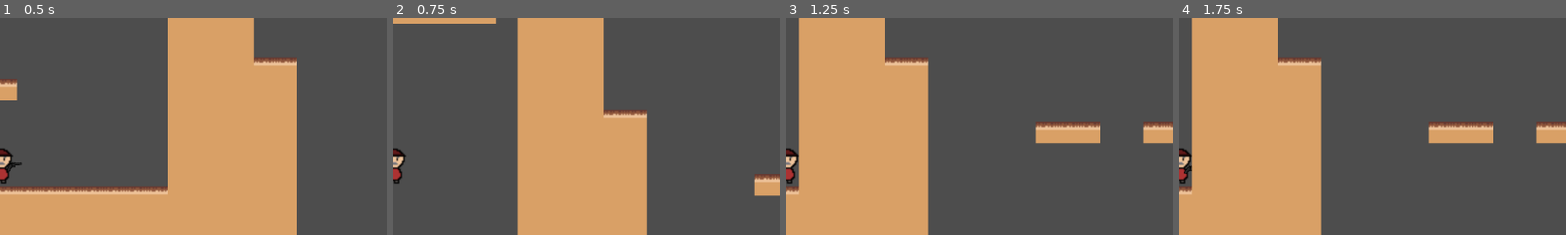
Above: before the commit, frames 1-4 (left to right).
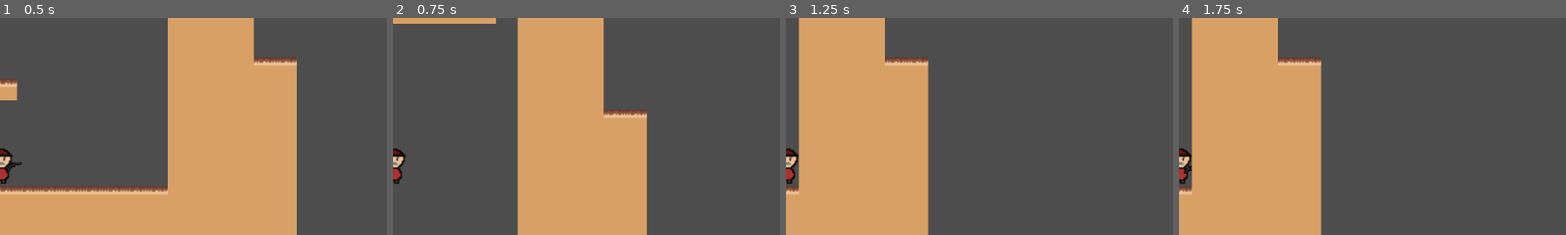
Above: after the commit, the same moments.

Repository: UVASGD/spring-2024-ricochet
Game: Godot game, scene res://scenes/world.tscn
Two runs of this game, one before a commit and one after it. Both use one fixed random seed, a clock stepped at 60 frames per second and the inputs below.
Inputs (mouse positions are % of the whole screen's width and height, from its top left):
- Up to frame 1 (0.5 s): no input
- Up to frame 2 (0.75 s): tap Enter (ui_accept) at 0.5 s; move the mouse to (45, 70) at 0.52 s; hold Right (ui_right) from 0.53 s (still down); click (45, 70) at 0.6 s
- Up to frame 3 (1.25 s): keep holding Right (ui_right); tap Enter (ui_accept) at 0.77 s
- Up to frame 4 (1.75 s): keep holding Right (ui_right); move the mouse to (80, 65) at 1.27 s; tap W (Swap) at 1.35 s; tap Enter (ui_accept) at 1.52 s
The pictures show only the part of the screen within x 50-100%, y 16-66%; the shares and areas given below are measured in that part.

Frame 1 is identical in both runs. In frame 2, 0.7% of the frame differs, in the area x 93-100%, y 71-83%; in frame 3, 2.5%, in the area x 64-100%, y 47-59%; in frame 4, 2.5%.

Commit message:
Revert world changes

Diff:
--- a/scenes/world.tscn
+++ b/scenes/world.tscn
@@ -77,7 +77,7 @@
 [node name="TileMap" type="TileMap" parent="."]
 tile_set = SubResource("TileSet_ucba5")
 format = 2
-layer_0/tile_data = PackedInt32Array(524277, 0, 0, 524278, 0 …(10536 unchanged characters)… 786470, 0, 1, 852006, 0, 1, 917542, 0, 1, 262164, 0, 0, 262165, 0, 0, 262166, 0, 0, 262170, 0, 0, 262171, 0, 0, 262172, 0, 0, 262175, 0, 0, 262176, 0, 0, 262177, 0, 0, 262169, 0, 0, 65573, 0, 0)
+layer_0/tile_data = PackedInt32Array(524277, 0, 0, 524278, 0 …(10536 unchanged characters)… 786470, 0, 1, 852006, 0, 1, 917542, 0, 1)
 
 [node name="Deathzone" type="Area2D" parent="."]
 position = Vector2(93, 364)
